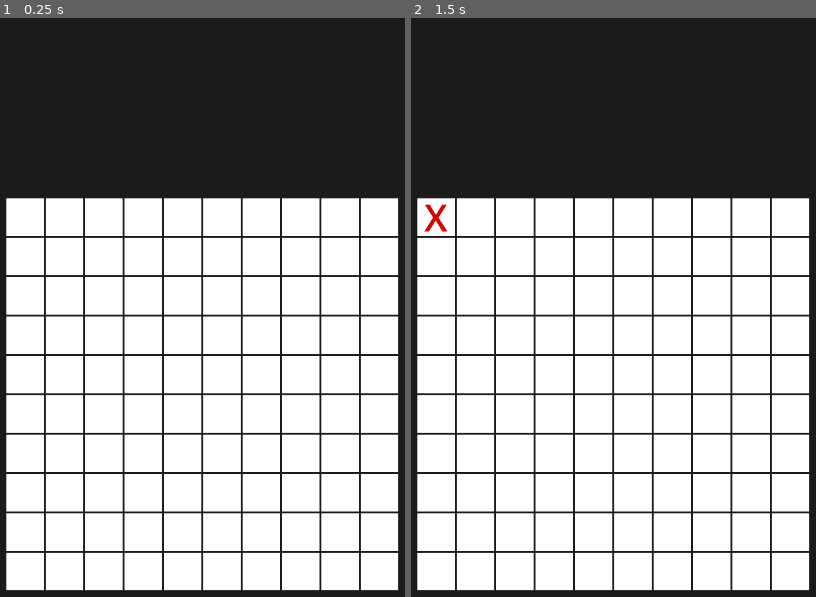
Above: before the commit, frames 1-2 (left to right).
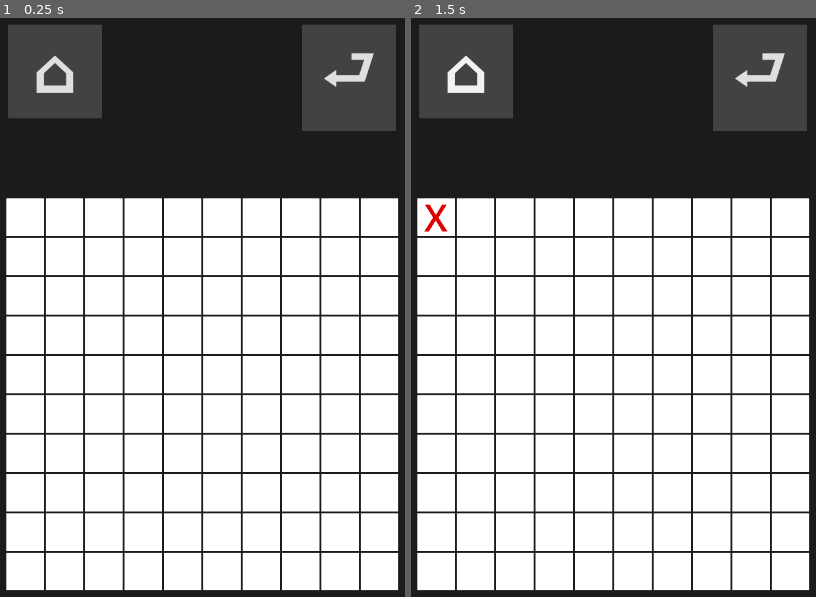
Above: after the commit, the same moments.

Repository: IonAir1/Tic-Tac-Toe
Game: Godot game, scene res://game/game_screen.tscn
Two runs of this game, one before a commit and one after it. Both use one fixed random seed, a clock stepped at 60 frames per second and the inputs below.
Inputs (mouse positions are in pixels of both pictures, inside the frame that each line leads up to):
- Up to frame 1 (0.25 s): no input
- Up to frame 2 (1.5 s): click (435, 214) at 0.52 s; click (467, 70) at 1.25 s, where only the run after the commit has a clickable "⌂"

The runs differ from the first frame. In frame 1, 8.0% of the frame differs, in the area x 1-98%, y 1-20%; in frame 2, 8.0%.

Commit message:
added buttons

Diff:
--- a/game/game_screen.gd
+++ b/game/game_screen.gd
@@ -3,6 +3,7 @@
 var board:Array
 var curr_player: int = 1
 var players:Array
+
 
 
 func _ready():
@@ -14,7 +15,7 @@
 
 	#print(board_to_string(board))
 
-	for row in $CenterContainer/board.get_children():
+	for row in $CenterContainer/Board.get_children():
 		for box in row.get_children():
 			box.get_node("button").pressed.connect(on_box_update)
 
@@ -37,16 +38,15 @@
 
 	delete_box(Global.delete_last_box)
 
-	if(check_for_win(curr_player)):
-		print("player %s has won" % curr_player)
-		$win.visible = true
-		$win.text = ("player %s has won" % curr_player)
-
 	curr_player += 1
 	if curr_player > Global.player_count:
 		curr_player = 1
-	$CenterContainer/board.board_state = board
-	$CenterContainer/board.update_board()
+	$CenterContainer/Board.board_state = board
+	$CenterContainer/Board.update_board()
+
+	if(check_for_win(curr_player)):
+		print("player %s has won" % curr_player)
+		Global.winner = ("player %s won" % curr_player)
 
 
 func delete_box(n):
@@ -99,5 +99,17 @@
 	return board_string
 
 
+func undo():
+	pass
+
+
 func on_box_update():
 	input_play(Global.latest_box)
+
+
+func _on_undo_pressed():
+	undo()
+
+
+func _on_home_pressed():
+	pass # Replace with function body.
--- a/game/game_screen.tscn
+++ b/game/game_screen.tscn
@@ -1,7 +1,10 @@
-[gd_scene load_steps=3 format=3 uid="uid://vssi4leqb0mm"]
+[gd_scene load_steps=4 format=3 uid="uid://vssi4leqb0mm"]
 
 [ext_resource type="Script" path="res://game/game_screen.gd" id="1_kygwj"]
 [ext_resource type="Script" path="res://game/board.gd" id="2_w2uk7"]
+
+[sub_resource type="StyleBoxFlat" id="StyleBoxFlat_w8iy5"]
+bg_color = Color(0.258824, 0.258824, 0.258824, 1)
 
 [node name="GameScreen" type="Control"]
 layout_mode = 3
@@ -16,21 +19,43 @@
 script = ExtResource("1_kygwj")
 metadata/_edit_use_anchors_ = true
 
-[node name="win" type="Label" parent="."]
-visible = false
+[node name="MarginContainer" type="MarginContainer" parent="."]
 layout_mode = 1
-anchors_preset = 7
-anchor_left = 0.5
-anchor_top = 1.0
-anchor_right = 0.5
+anchors_preset = 15
+anchor_right = 1.0
 anchor_bottom = 1.0
-offset_left = -43.5
-offset_top = -69.0
-offset_right = 43.5
+offset_left = 50.0
+offset_top = 50.0
+offset_right = -50.0
+offset_bottom = -1063.0
 grow_horizontal = 2
-grow_vertical = 0
-theme_override_font_sizes/font_size = 50
-text = "Player 1 won"
+grow_vertical = 2
+
+[node name="Home" type="Button" parent="MarginContainer"]
+custom_minimum_size = Vector2(150, 150)
+layout_mode = 2
+size_flags_horizontal = 0
+size_flags_vertical = 0
+theme_override_font_sizes/font_size = 100
+theme_override_styles/normal = SubResource("StyleBoxFlat_w8iy5")
+theme_override_styles/hover = SubResource("StyleBoxFlat_w8iy5")
+theme_override_styles/pressed = SubResource("StyleBoxFlat_w8iy5")
+theme_override_styles/disabled = SubResource("StyleBoxFlat_w8iy5")
+theme_override_styles/focus = SubResource("StyleBoxFlat_w8iy5")
+text = "⌂"
+
+[node name="Undo" type="Button" parent="MarginContainer"]
+custom_minimum_size = Vector2(150, 150)
+layout_mode = 2
+size_flags_horizontal = 8
+size_flags_vertical = 0
+theme_override_font_sizes/font_size = 100
+theme_override_styles/normal = SubResource("StyleBoxFlat_w8iy5")
+theme_override_styles/hover = SubResource("StyleBoxFlat_w8iy5")
+theme_override_styles/pressed = SubResource("StyleBoxFlat_w8iy5")
+theme_override_styles/disabled = SubResource("StyleBoxFlat_w8iy5")
+theme_override_styles/focus = SubResource("StyleBoxFlat_w8iy5")
+text = "⮐"
 
 [node name="CenterContainer" type="CenterContainer" parent="."]
 layout_mode = 1
@@ -43,5 +68,7 @@
 grow_vertical = 2
 size_flags_horizontal = 4
 
-[node name="board" type="Node2D" parent="CenterContainer"]
+[node name="Board" type="Node2D" parent="CenterContainer"]
 script = ExtResource("2_w2uk7")
+
+[connection signal="pressed" from="MarginContainer/Undo" to="." method="_on_undo_pressed"]
--- a/global.gd
+++ b/global.gd
@@ -5,3 +5,4 @@
 var pos_shift:int = 210 #position shift of each box from center
 var latest_box: int
 var delete_last_box: int = 3
+var winner:String
